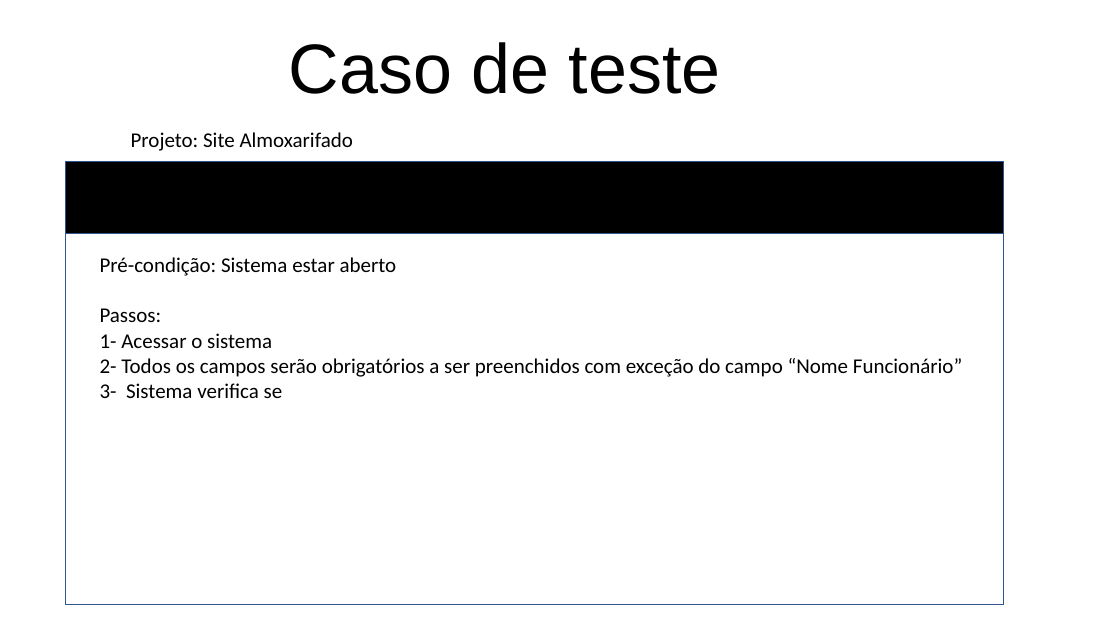
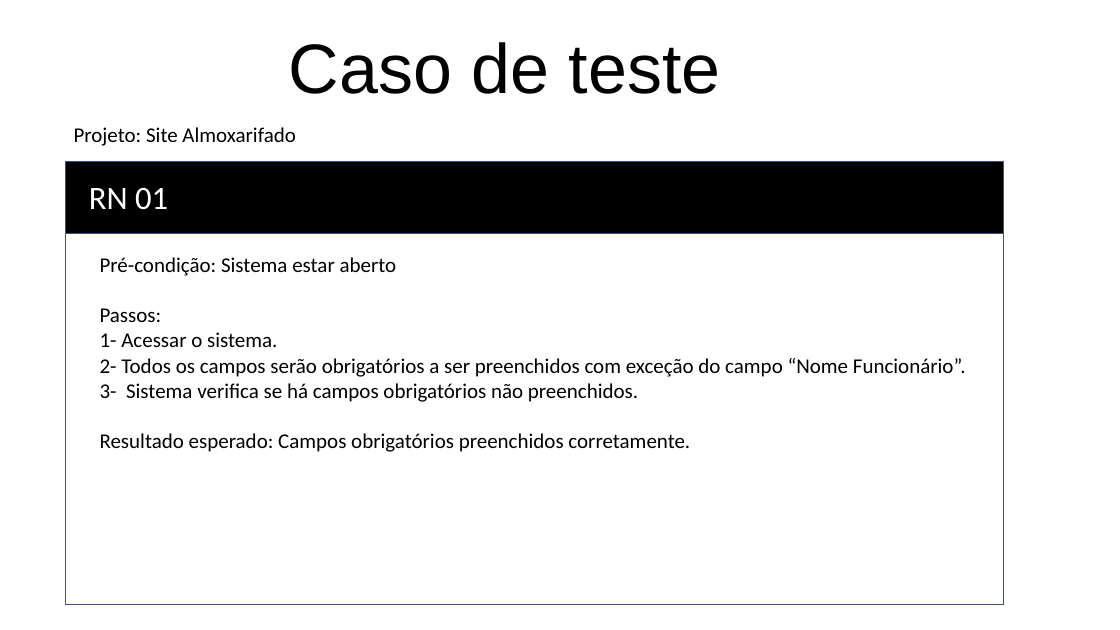
Before and after one commit to RaissaBarbs/Almoxarifado, a slide deck: slide 9 of RegrasNegocio/RN_Requisitos.pptx. Drawn at 1120x630 pixels with LibreOffice and Linux fonts; fonts in the diff are those of the drawing. Boxes give left, top, right and bottom in pixels: in the first picture for what was removed or moved away, otherwise in the second. Text is boxed around its words. In the diff, an @@ line names an element or a change of style, - is before the commit and + after.

Commit message:
aa

```diff
--- a/RegrasNegocio/RN_Requisitos.pptx
+++ b/RegrasNegocio/RN_Requisitos.pptx
@@ text "Projeto: Site Almoxarifado": place and size @@
-text "Projeto: Site Almoxarifado" at <box>131,132,353,151</box>
+text "Projeto: Site Almoxarifado" at <box>74,127,295,146</box>
@@ text added at <box>89,187,168,210</box>, 28 pt, text #FFFFFF @@
+RN 01
@@ text at <box>100,332,966,452</box>: text changed @@
-1- Acessar o sistema
-2- Todos os campos serão obrigatórios a ser preenchidos com exceção do campo “Nome Funcionário”
-3- Sistema verifica se
+1- Acessar o sistema.
+2- Todos os campos serão obrigatórios a ser preenchidos com exceção do campo “Nome Funcionário”.
+3- Sistema verifica se há campos obrigatórios não preenchidos.
+Resultado esperado: Campos obrigatórios preenchidos corretamente.
```
Also in this commit, not shown: 6 slides added.
